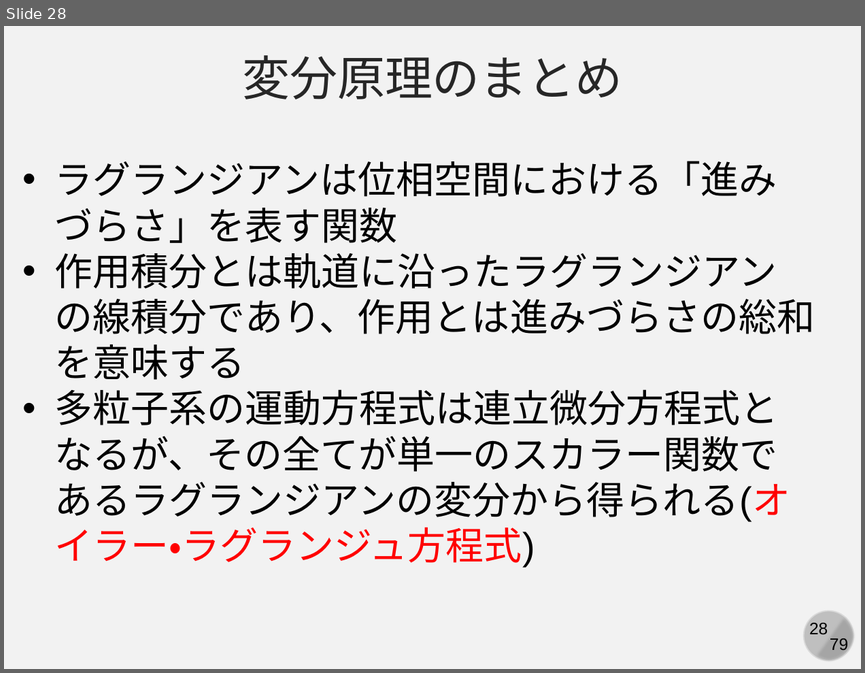
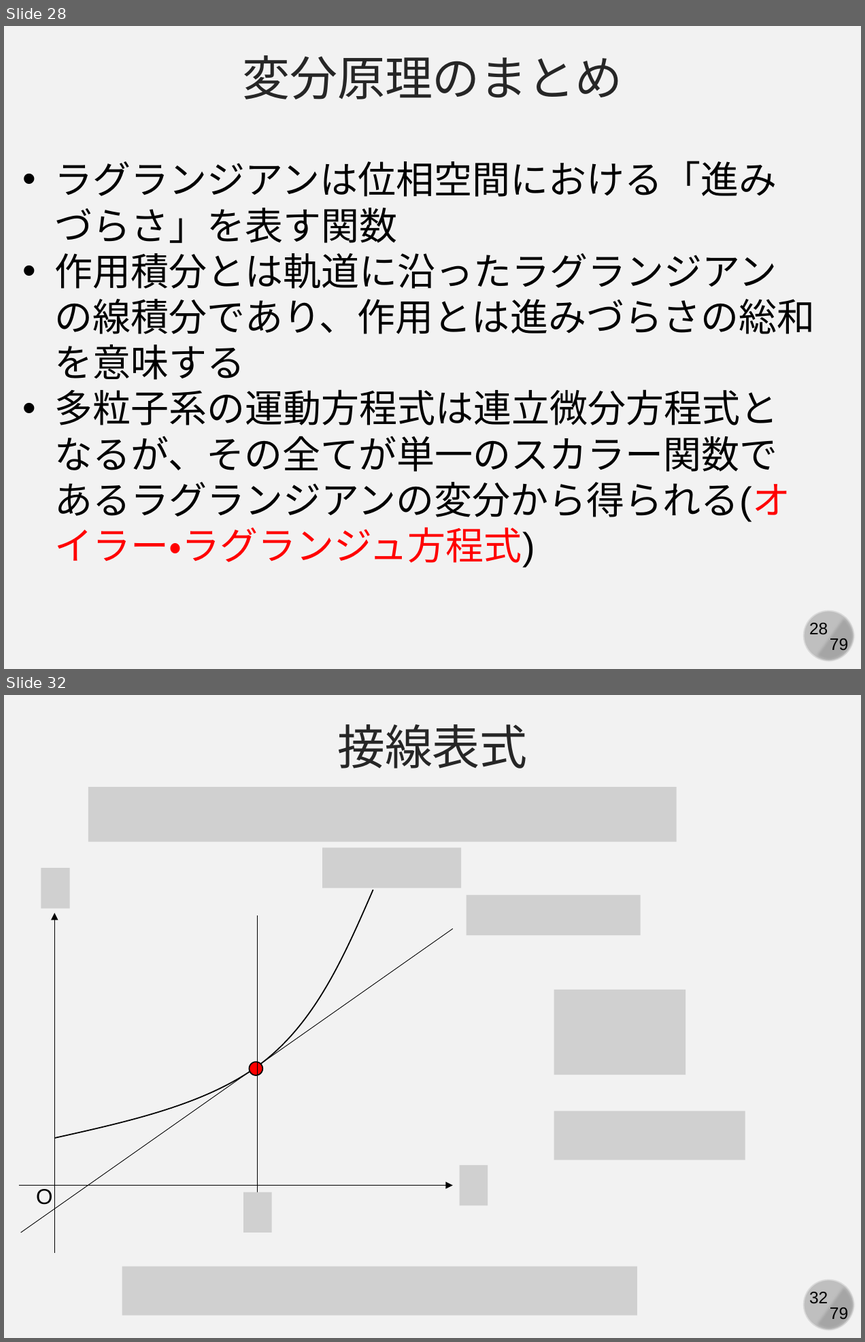
Before and after one commit to kaityo256/simulation_engineering, a slide deck: 05_md_basic/simulation05.pptx. Shown one above the other, each under a label of ours: slide 28 before the commit, slides 28 and 32 after it; the slides between them are not shown. The pictures are 865x673 and 865x1342 pixels, drawn with LibreOffice and Linux fonts; fonts in the diff are those of the drawing; grey boxes stand for pictures. Boxes give left, top, right and bottom in pixels: in the first picture for what was removed or moved away, otherwise in the second. Text is boxed around its words. In the diff, an @@ line names an element or a change of style, - is before the commit and + after.

```diff
--- a/05_md_basic/simulation05.pptx
+++ b/05_md_basic/simulation05.pptx
@@ slide 32 added at [4, 695, 861, 1338], background #F2F2F2; not listed: 4 template elements that a slide beside it also shows @@
@@ text added at [337, 724, 528, 768], 40 pt, text #262626 @@
+接線表式
@@ picture added at [88, 787, 676, 841] @@
@@ picture added at [323, 847, 462, 888] @@
@@ picture added at [41, 868, 69, 909] @@
@@ freeform shape added at [54, 889, 373, 1138], outline #000000 1 pt @@
@@ picture added at [466, 895, 640, 935] @@
@@ arrow added from (54, 1253) to (54, 913), #000000 0.5 pt @@
@@ line added from (257, 1199) to (257, 915), #000000 0.5 pt @@
@@ line added from (453, 929) to (21, 1232), #000000 0.5 pt @@
@@ picture added at [554, 989, 686, 1075] @@
@@ ellipse added at [249, 1062, 263, 1075], fill #FF0000, outline #000000 1 pt @@
@@ picture added at [554, 1110, 745, 1159] @@
@@ picture added at [459, 1164, 487, 1205] @@
@@ arrow added from (18, 1185) to (453, 1185), #000000 0.5 pt @@
@@ text added at [36, 1189, 52, 1204], 18 pt, text #000000 @@
+O
@@ picture added at [244, 1192, 272, 1232] @@
@@ picture added at [122, 1266, 637, 1314] @@
```
Also in this commit, not shown: 1 slide changed, 7 other slides added.
